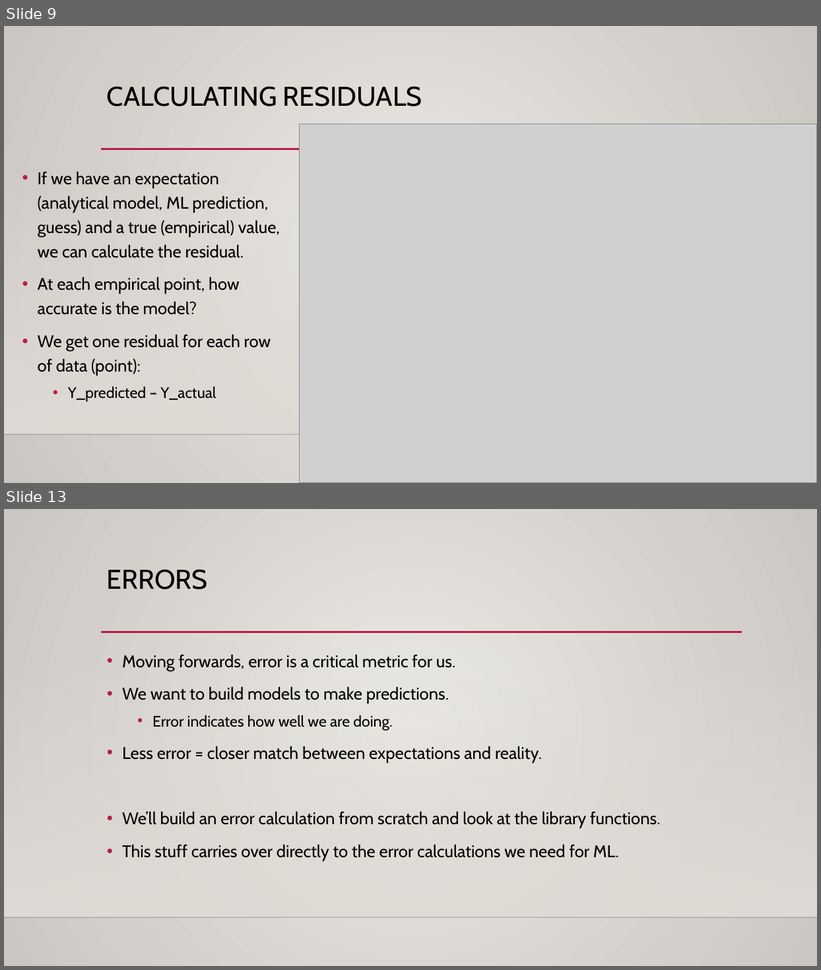
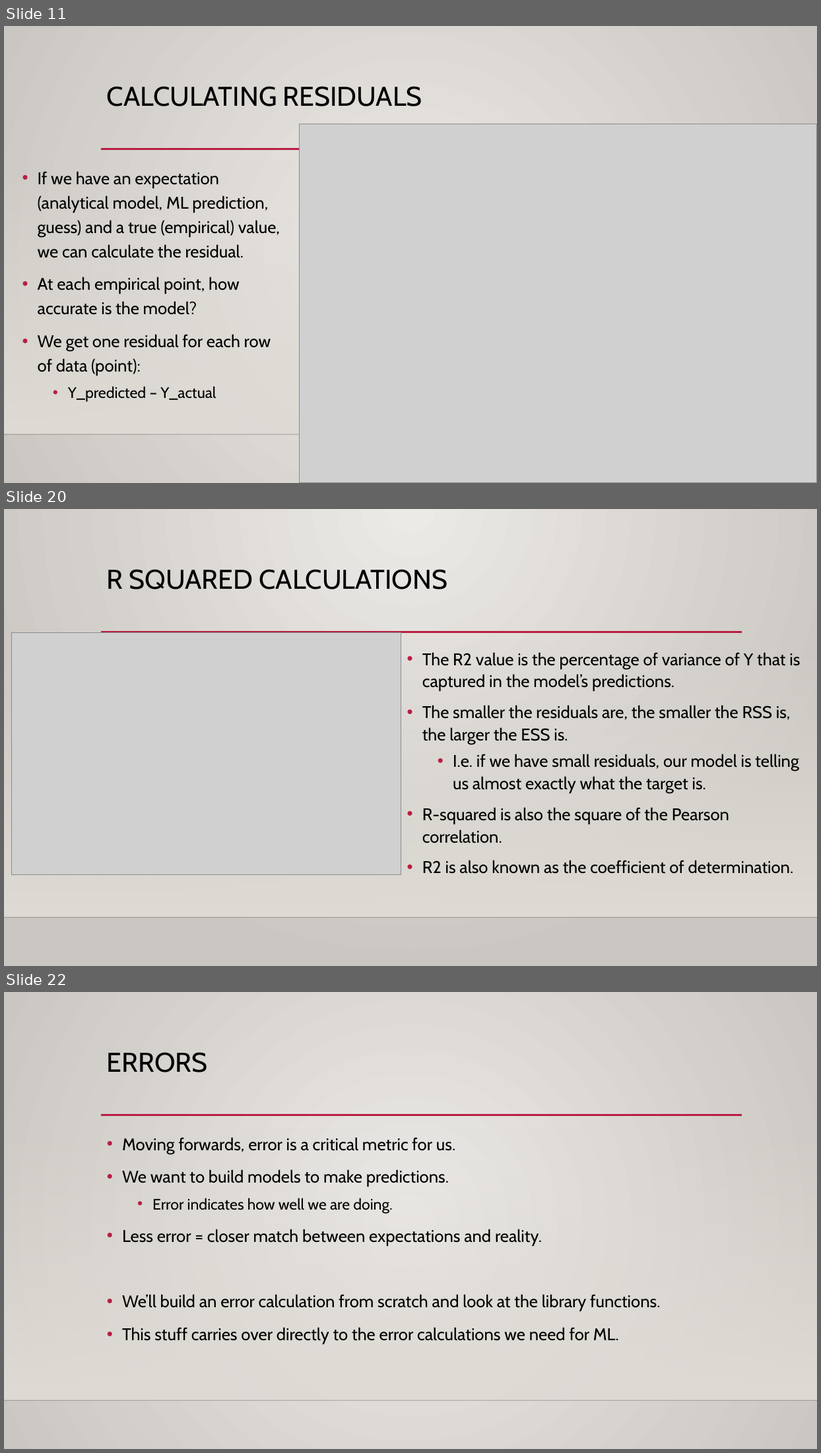
Before and after one commit to AkeemSemper/ML_for_Non_DS_Students, a slide deck: course_resources/slides/Used/010_Errors.pptx. Shown one above the other, each under a label of ours: slides 9 and 13 before the commit, slides 11, 20 and 22 after it; the slides between them are not shown. The pictures are 821x970 and 821x1453 pixels, drawn with LibreOffice and Linux fonts; fonts in the diff are those of the drawing; grey boxes stand for pictures; background and template pictures are left out. Boxes give left, top, right and bottom in pixels: in the first picture for what was removed or moved away, otherwise in the second. Text is boxed around its words. In the diff, an @@ line names an element or a change of style, - is before the commit and + after.

```diff
--- a/course_resources/slides/Used/010_Errors.pptx
+++ b/course_resources/slides/Used/010_Errors.pptx
@@ slide 20 added at (4,509,817,966), background gradient #ECEAE7 to #CAC7C1; not listed: 3 template elements that a slide beside it also shows @@
@@ title added at (107,569,448,590), 32 pt, text #000000 @@
+R SQUARED CALCULATIONS
@@ picture added at (12,633,401,875) @@
@@ text added at (422,652,800,874), 20 pt, text #000000 @@
+• The R2 value is the percentage of variance of Y that is captured in the model’s predictions.
+• The smaller the residuals are, the smaller the RSS is, the larger the ESS is.
+  • I.e. if we have small residuals, our model is telling us almost exactly what the target is.
+• R-squared is also the square of the Pearson correlation.
+• R2 is also known as the coefficient of determination.
@@ what was slide 9 is now slide 11 @@
@@ what was slide 13 is now slide 22 @@
```
Also in this commit, not shown: 4 slides changed, 8 other slides added, 11 other files.
